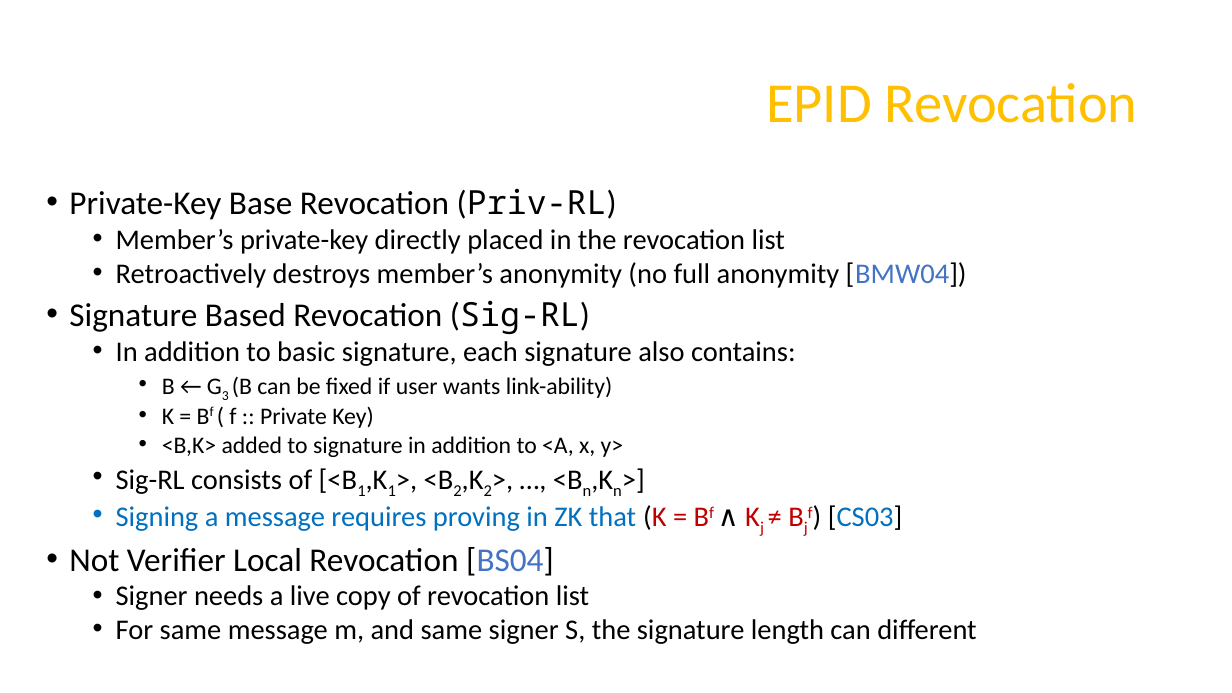
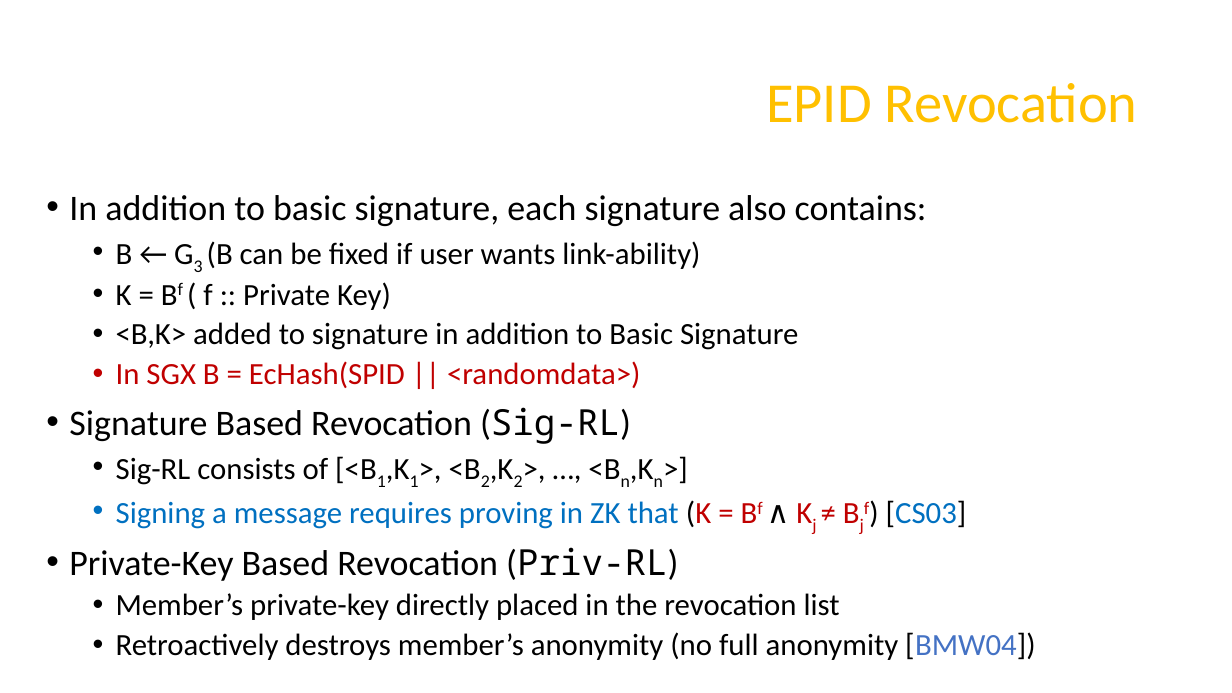
Before and after one commit to axelexic/sgx_remote_attestation_bh_17, a slide deck: slide 13 of presentation/us-17-Swami-SGX-Remote-Attestation-Is-Not-Sufficient.pptx (slide 11 before the commit). Drawn at 1232x693 pixels with LibreOffice and Linux fonts; fonts in the diff are those of the drawing; background and template pictures are left out. Boxes give left, top, right and bottom in pixels: in the first picture for what was removed or moved away, otherwise in the second. Text is boxed around its words. In the diff, an @@ line names an element or a change of style, - is before the commit and + after.

```diff
--- a/presentation/us-17-Swami-SGX-Remote-Attestation-Is-Not-Sufficient.pptx
+++ b/presentation/us-17-Swami-SGX-Remote-Attestation-Is-Not-Sufficient.pptx
@@ text at [69,188,967,334]: paragraphs removed @@
-• Private-Key Base Revocation (Priv-RL)
-  • Member’s private-key directly placed in the revocation list
-  • Retroactively destroys member’s anonymity (no full anonymity [BMW04])
-• Signature Based Revocation (Sig-RL)
@@ text at [69,195,967,529]: size 22.2 to 28 pt in "In addition to basic signature, each signature ..."; size 18.5 to 24 pt in "B ← G3 (B can be fixed ...", "K = Bf ( f :: Private ..."; size 22.2 to 24 pt in "Sig-RL consists of [<B1,K1>, <B2,K2>, …, <Bn,Kn>]", "Signing a message requires proving in ZK ..."; list level 2 to 1 in "In addition to basic signature, ..."; line spacing 0.8 to 0.9; list level 3 to 2 in "B ← G3 (B can ..."; list level 3 to 2 in "K = Bf ( f ..." @@
@@ text at [69,322,798,444]: text changed; size 18.5 to 24 pt @@
-    • <B,K> added to signature in addition to <A, x, y>
+  • <B,K> added to signature in addition to Basic Signature
+  • In SGX B = EcHash(SPID || <randomdata>)
+• Signature Based Revocation (Sig-RL)
@@ text at [69,547,1035,660]: text changed; size 22.2 to 24 pt @@
-• Not Verifier Local Revocation [BS04]
-  • Signer needs a live copy of revocation list
-  • For same message m, and same signer S, the signature length can different
+• Private-Key Based Revocation (Priv-RL)
+  • Member’s private-key directly placed in the revocation list
+  • Retroactively destroys member’s anonymity (no full anonymity [BMW04])
```
Also in this commit, not shown: 12 other slides changed, 4 slides added, 2 slides removed, 3 other files.
